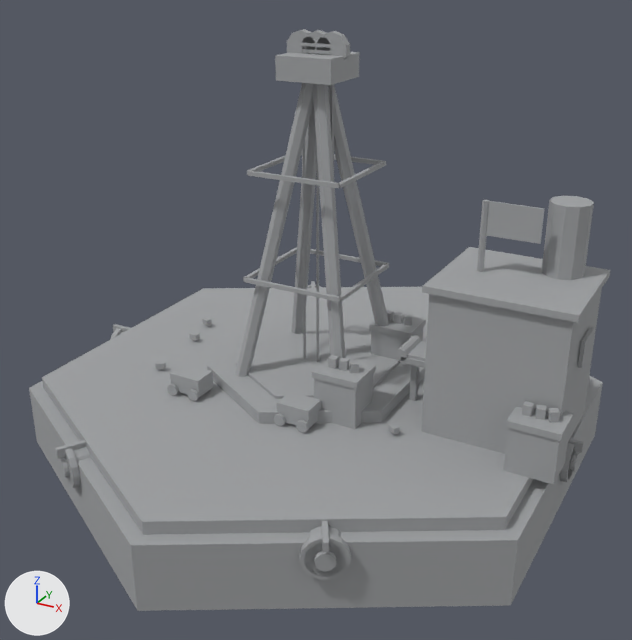
What one commit did to the glTF model buildings/resonance_harvester/resonance_harvester_s3_100.glb.
One viewpoint serves both versions: a 50 mm lens placed at (2.54, -4.64, 3.22), pointed at (0.07, -0.15, 0.98). The lights are fixed; the arrows at lower left show +X, +Y and +Z. The older version comes first. Vertices at exactly the same position are counted once.

The older version as bpy lines, for what is in view:
```python
me_rh_base = bpy.data.meshes.new('RH_Base')
me_rh_base.from_pydata(...)  # 1884 vertices, 3208 faces; spans x -1.78..1.78, y -1.95..1.95, z 0.0..2.72
me_rh_base.materials.append(mat_mx_stone_dk)
me_rh_base.materials.append(mat_mx_stone_lt)
me_rh_base.materials.append(mat_mx_metal_rust)
me_rh_base.materials.append(mat_mx_pit_dark)
me_rh_base.materials.append(mat_mx_metal_dk)
me_rh_base.materials.append(mat_mx_rubber)
me_rh_base.materials.append(mat_mx_metal_mid)
me_rh_base.materials.append(mat_mx_wood_dk)
me_rh_base.materials.append(mat_mx_crystal_red)
me_rh_base.materials.append(mat_mx_crystal_violet)
me_rh_base.materials.append(mat_mx_player_red)
me_rh_base.materials.append(mat_mx_harvester)
ob_rh_base = bpy.data.objects.new('RH_Base', me_rh_base)
ob_rh_base.location = (0.0, 0.0, 0.0)
```
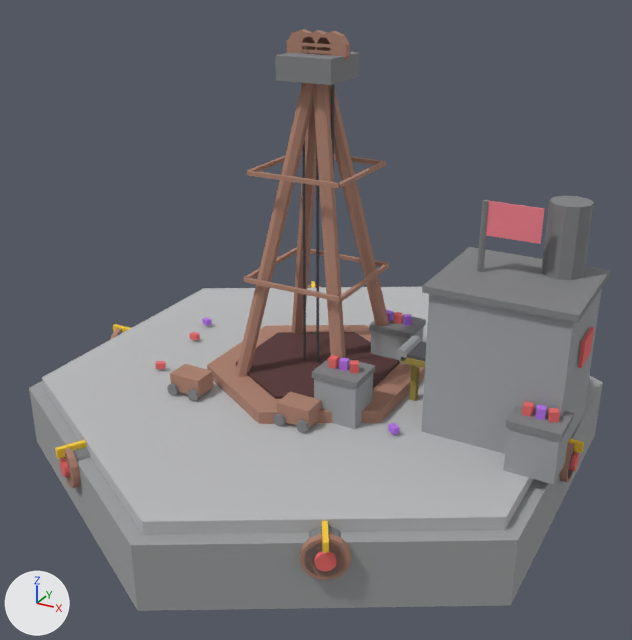
Where the change shows, as pixel boxes (x1, y1, x2, y2) in the pictures (632 x 640 px):
part 1 of me_rh_base, recoloured: (40, 52, 610, 583) in both
part 2 of me_rh_base, recoloured: (42, 29, 578, 580) in both
part 3 of me_rh_base, recoloured: (55, 201, 594, 572) in both

Patch to the scene script:
```diff
--- a/buildings/resonance_harvester/resonance_harvester_s3_100.glb.py
+++ b/buildings/resonance_harvester/resonance_harvester_s3_100.glb.py
@@ me_rh_base @@
 me_rh_base.from_pydata(...)  # 1884 vertices, 3208 faces; spans x -1.78..1.78, y -1.95..1.95, z 0.0..2.72
 # used by ob_rh_base; location = (0.0, 0.0, 0.0)
+# me_rh_base part 1: 1972 faces centred in x -1.73..1.75, y -1.63..1.63, z 0.0..2.59 are repainted in the vertex colours; the middle colour goes from grey #a0a2a4 to grey #828385
+# me_rh_base part 2: 780 faces centred in x -1.73..1.73, y -1.56..1.56, z 0.22..2.71 are repainted in the vertex colours; the middle colour goes from grey #a0a2a4 to beige #ae8270
+# me_rh_base part 3: 456 faces centred in x -1.78..1.78, y -1.54..1.54, z 0.3..1.86 are repainted in the vertex colours; the middle colour goes from grey #a0a2a4 to red #ed6b6b
 me_rh_base.materials.append(mat_mx_stone_dk)
```
